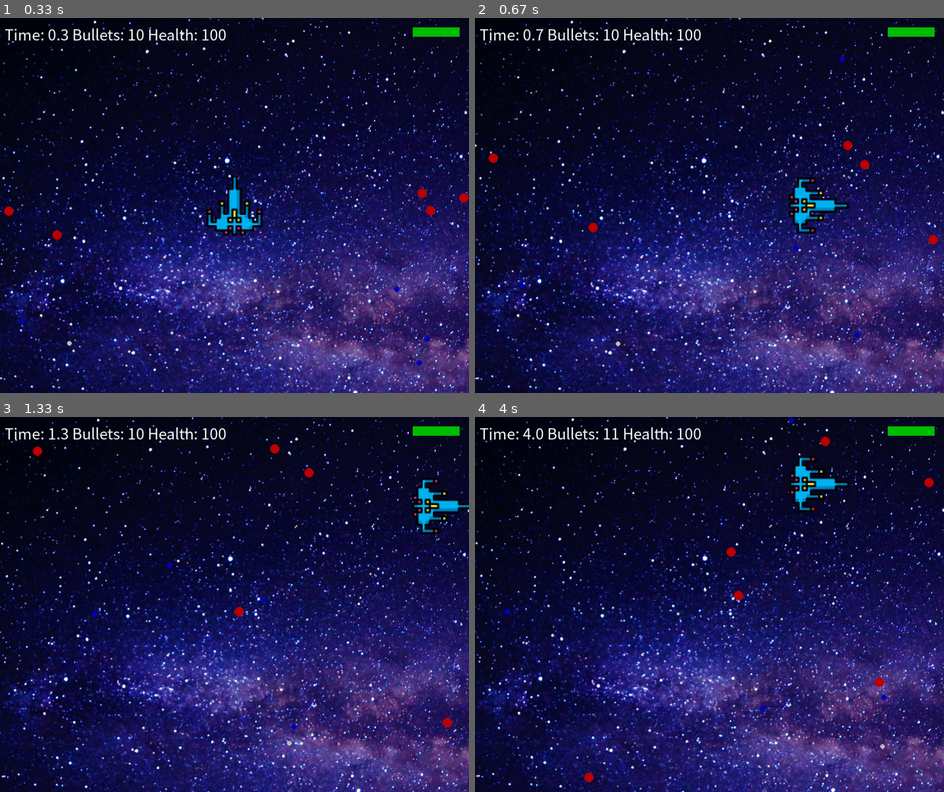
Above: before the commit, frames 1-4 (two rows, left to right).
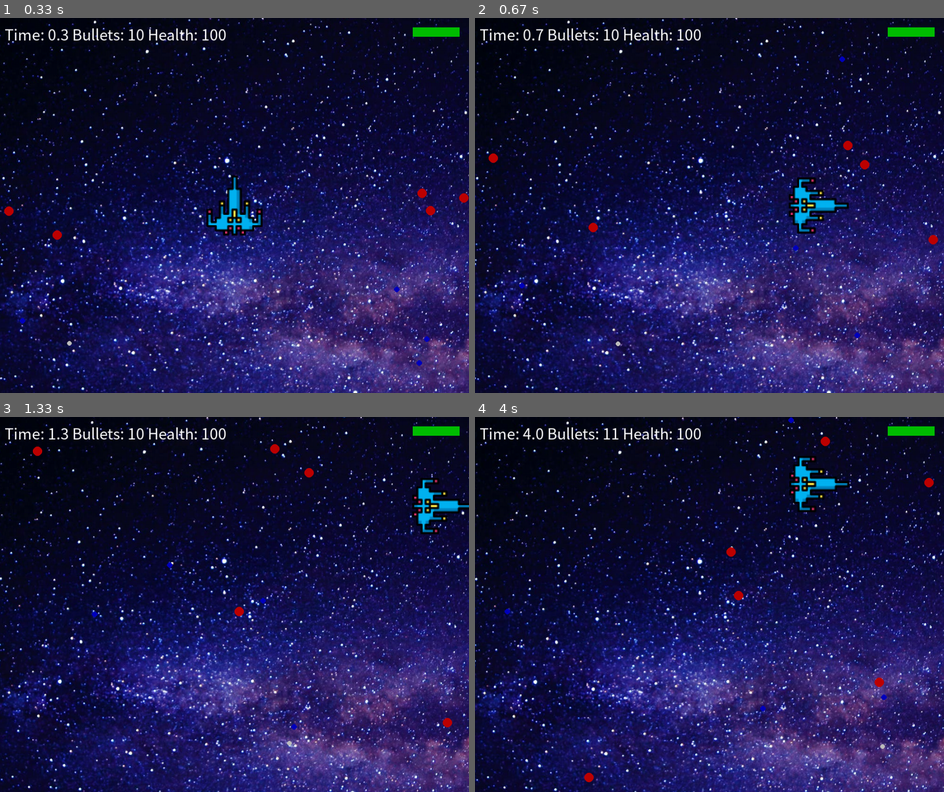
Above: after the commit, the same moments.

Repository: dalbodeule/pygame
Game: pygame game, started from main.py
The game is run twice, just before and just after one commit, with the same random seed, the same clock (stepped at 60 frames per second) and the same inputs.
Inputs:
- Up to frame 1 (0.33 s): no input
- Up to frame 2 (0.67 s): hold Right from 0.33 s (still down)
- Up to frame 3 (1.33 s): release Right at 0.8 s; hold Up 0.83-1.13 s; hold Right from 1.17 s (still down)
- Up to frame 4 (4 s): release Right at 1.63 s; hold Left 1.67-2.2 s; hold Down 2.23-2.53 s; hold Left 2.57-2.97 s; hold Up 3-3.37 s; hold Right from 3.4 s (still down)

Frame 1 is identical in both runs. In frame 2, 19% of the frame differs, in the area x 0-100%, y 0-100%; in frame 3, 21%; in frame 4, 21%.

Commit message:
additional patch for third mission
- Background image isan't too nuch move

Diff:
--- a/Library/player.py
+++ b/Library/player.py
@@ -30,6 +30,9 @@
 
     def get_pos(self):
         return self.__pos
+
+    def get_to(self):
+        return self.__to
 
     def get_health(self):
         return self.__health
--- a/main.py
+++ b/main.py
@@ -75,8 +75,6 @@
 score = 0
 nowTime = None
 
-bg_goto = (0, 0)
-
 while RUNNING:
     dt = clock.tick(FPS)
 
@@ -86,18 +84,12 @@
         if event.type == pygame.KEYDOWN:
             if event.key == pygame.K_LEFT:
                 player.goto(-1, 0)
-
-                # add bg will move direction
-                bg_goto = (-1, 0)
             elif event.key == pygame.K_RIGHT:
                 player.goto(1, 0)
-                bg_goto = (1, 0)
             elif event.key == pygame.K_UP:
                 player.goto(0, -1)
-                bg_goto = (0, -1)
             elif event.key == pygame.K_DOWN:
                 player.goto(0, 1)
-                bg_goto = (0, 1)
         if event.type == pygame.KEYUP:
             if event.key == pygame.K_LEFT:
                 player.goto(1, 0)
@@ -107,10 +99,12 @@
                 player.goto(0, 1)
             elif event.key == pygame.K_DOWN:
                 player.goto(0, -1)
-            bg_goto = (0, 0)
 
     # calculate bg move
-    bg_pos = (bg_pos[0] + bg_goto[0] * 0.01 * dt, bg_pos[1] + bg_goto[1] * 0.01 * dt)
+    bg_goto = player.get_to()
+
+    bg_pos = (bg_pos[0] + bg_goto[0] * -0.01 * dt, bg_pos[1] + bg_goto[1] * -0.01 * dt)
+    bg_pos = (max(min(bg_pos[0], 0), -2053 + WIDTH), max(min(bg_pos[1], 0), -1500 + HEIGHT))
     screen.blit(bg_image, bg_pos)
 
     player.update(dt, screen)
